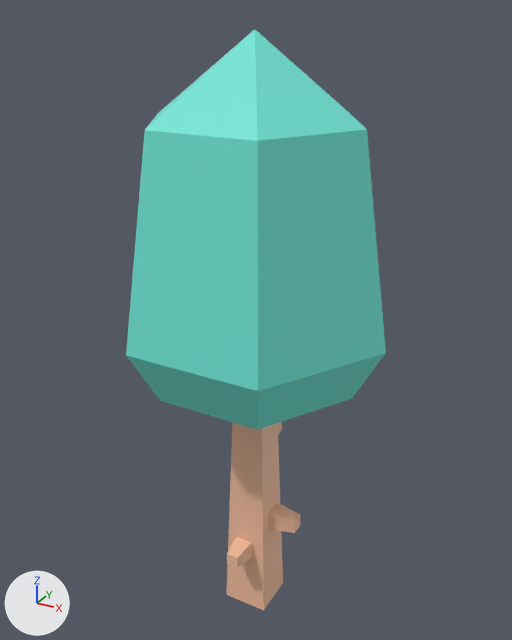
Two versions of the glTF model assets/models/kit/nature_tree_default.glb, one commit apart.
Rendered twice from a 50 mm lens placed at (0.866, -1.569, 1.702), pointed at (-0.018, 0.038, 0.899). The lights are fixed; the arrows at lower left show +X, +Y and +Z. The first picture is the older version. Vertices at exactly the same position are counted once.

The scene before the commit, as lines of its bpy script (objects in view):
```python
me_mesh_tree_default = bpy.data.meshes.new('Mesh tree_default')
me_mesh_tree_default.from_pydata(...)  # 59 vertices, 114 faces; spans x -0.38..0.38, y -0.33..0.33, z -0.05..1.66
me_mesh_tree_default.materials.append(mat_defaultmaterial)
ob_nature_tree_default = bpy.data.objects.new('nature_tree_default', me_mesh_tree_default)
ob_nature_tree_default.location = (0.0, 0.0, 0.0)
```
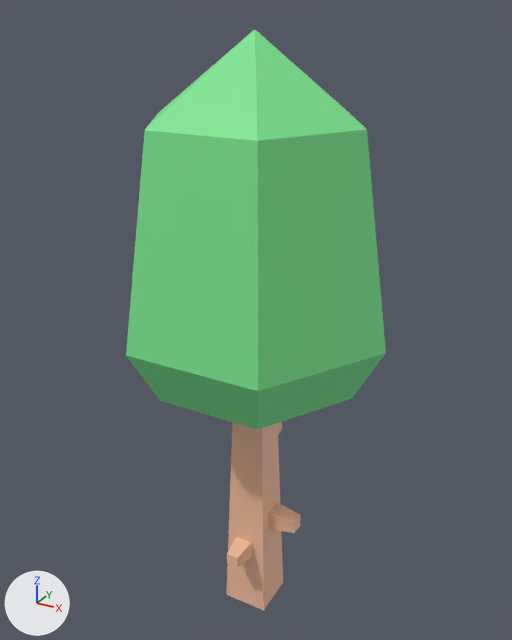
Location of each change, (x1, y1, x2, y2) in pixels of the pictures (512 x 640 px):
part 1 of me_mesh_tree_default, recoloured (cyan to green): (126, 29, 386, 430) in both

What changed in the scene script:
```text
Change me_mesh_tree_default:
    where me_mesh_tree_default.from_pydata(...)  # 59 vertices, 114 faces; spans x -0.38..0.38, y -0.33..0.33, z -0.05..1.66
    used by ob_nature_tree_default; location = (0.0, 0.0, 0.0)
    me_mesh_tree_default part 1: 40 faces centred in x -0.29..0.29, y -0.3..0.3, z 0.75..1.52 are repainted in the vertex colours; the middle colour goes from cyan #70e6d6 to green #7ce691
```
